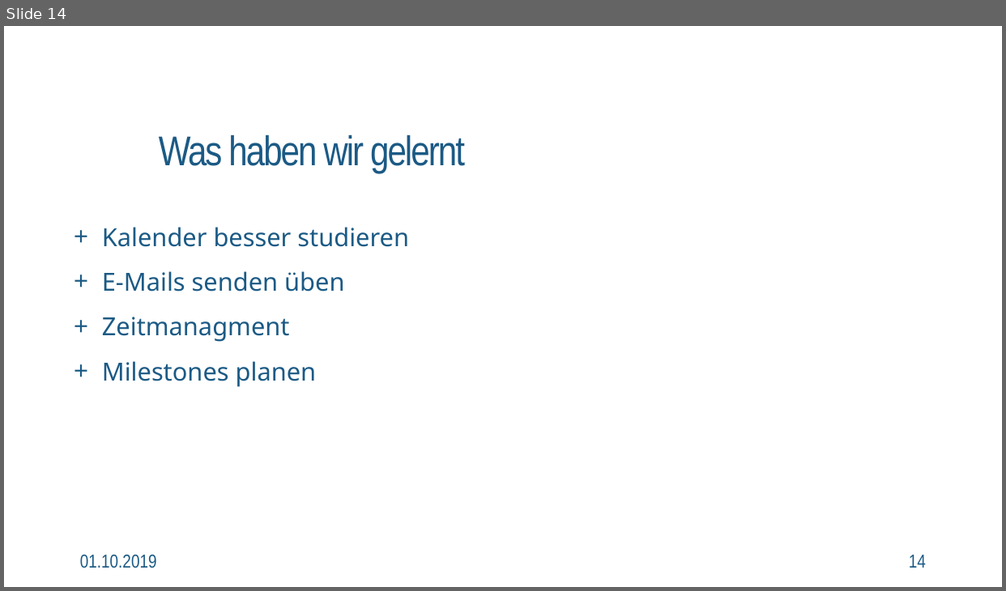
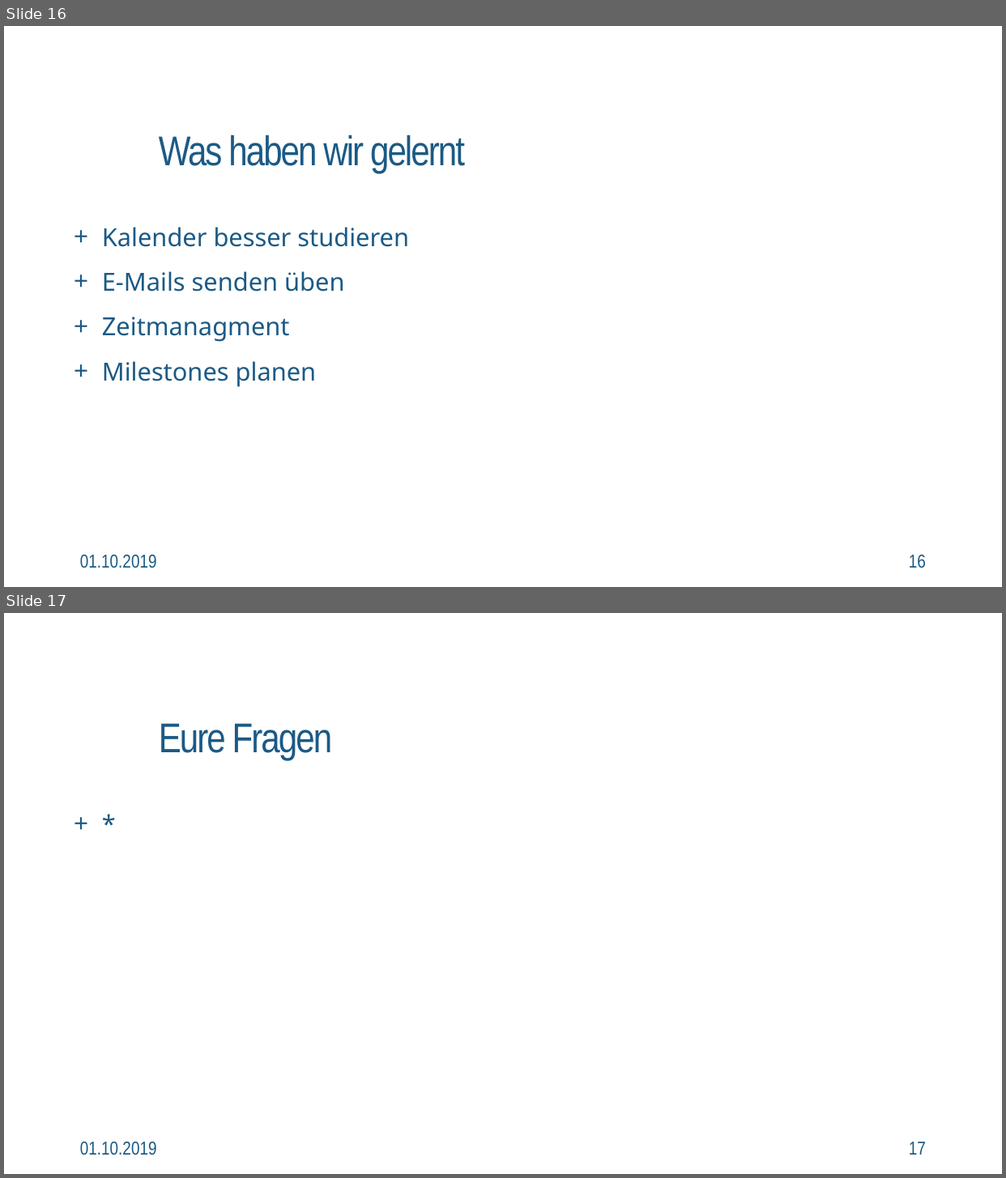
Before and after one commit to seppel3599/toolchain-media, a slide deck: presentation/presentation_main.pptx. Shown one above the other, each under a label of ours: slide 14 before the commit, slides 16 and 17 after it. The pictures are 1006x591 and 1006x1178 pixels, drawn with LibreOffice and Linux fonts; fonts in the diff are those of the drawing. Boxes give left, top, right and bottom in pixels: in the first picture for what was removed or moved away, otherwise in the second. Text is boxed around its words. In the diff, an @@ line names an element or a change of style, - is before the commit and + after.

Commit message:
update presentation.pptx

```diff
--- a/presentation/presentation_main.pptx
+++ b/presentation/presentation_main.pptx
@@ slide 17 added at <box>4,613,1002,1174</box>, background #FFFFFF @@
@@ text added at <box>159,723,333,760</box>, 40 pt, text #1B5A85 @@
+Eure Fragen
@@ text added at <box>66,790,939,837</box>, 24 pt, text #1B5A85 @@
++ *
@@ text added at <box>80,1142,157,1156</box>, 18 pt, text #1B5A85 @@
+01.10.2019
@@ page number added at <box>909,1142,926,1155</box>, 18 pt, text #1B5A85 @@
+17
@@ what was slide 14 is now slide 16 @@
@@ page number at <box>909,555,926,569</box>: text changed @@
-14
+16
```
Also in this commit, not shown: 2 other slides added.
